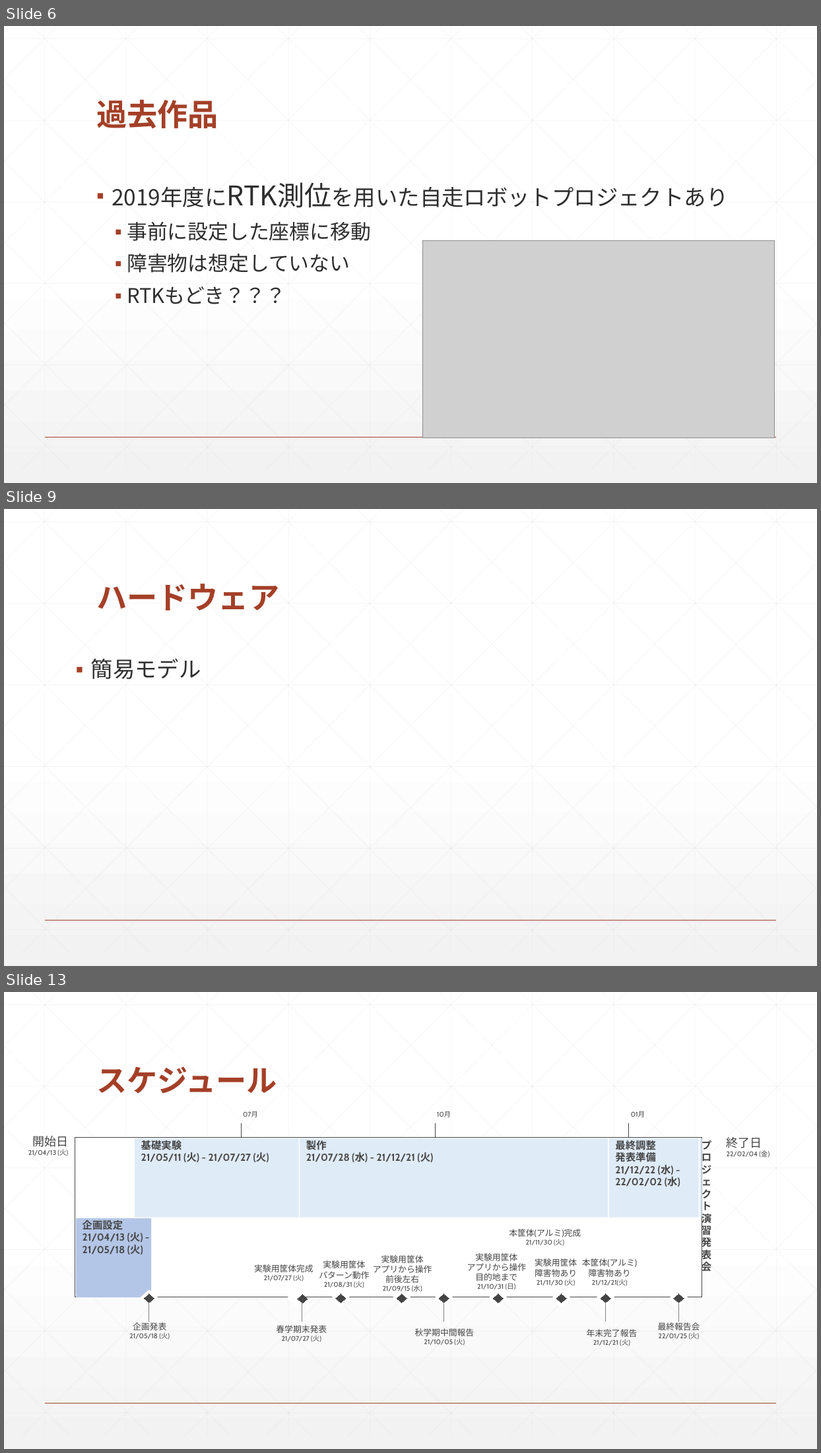
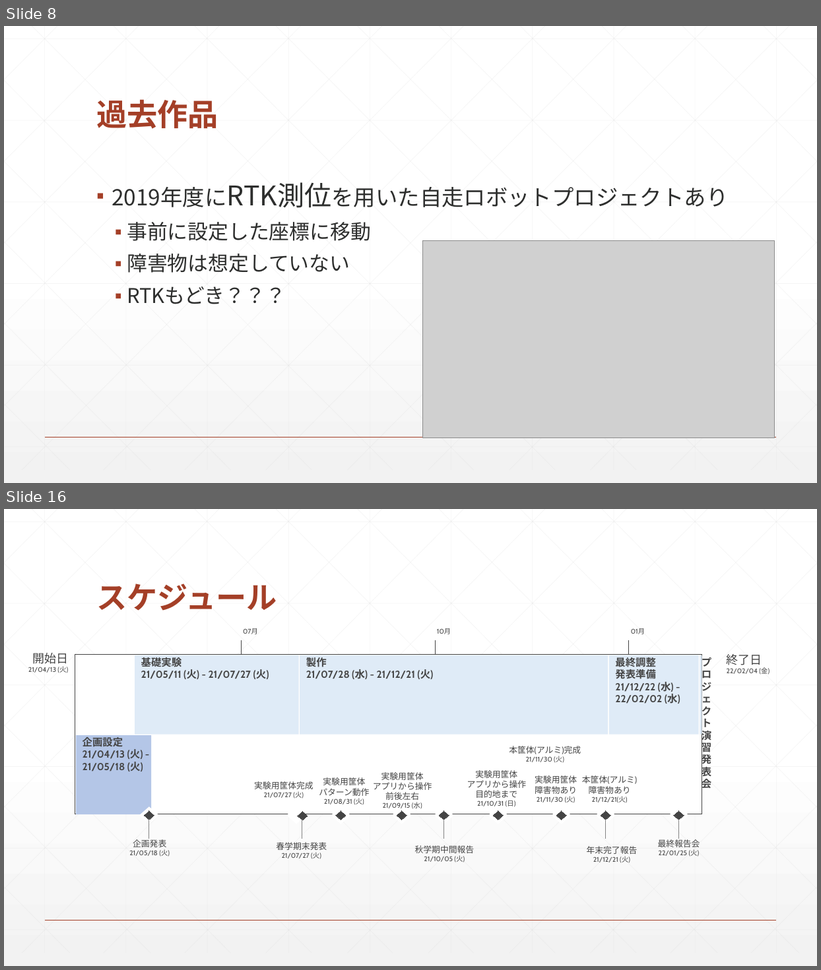
Before and after one commit to moca0511/-, a slide deck: docs/企画発表/企画発表.pptx. Shown one above the other, each under a label of ours: slides 6, 9 and 13 before the commit, slides 8 and 16 after it; the slides between them are not shown. The pictures are 821x1453 and 821x970 pixels, drawn with LibreOffice and Linux fonts; fonts in the diff are those of the drawing; grey boxes stand for pictures. Boxes give left, top, right and bottom in pixels: in the first picture for what was removed or moved away, otherwise in the second. Text is boxed around its words. In the diff, an @@ line names an element or a change of style, - is before the commit and + after.

```diff
--- a/docs/企画発表/企画発表.pptx
+++ b/docs/企画発表/企画発表.pptx
@@ slide 9 removed at [4, 509, 817, 966], background gradient #FFFFFF to #F2F2F2; not listed: 47 template elements that a slide beside it also shows @@
@@ title removed at [96, 584, 279, 611] @@
-ハードウェア
@@ text removed at [91, 658, 201, 679] @@
-▪ 簡易モデル
@@ what was slide 6 is now slide 8 @@
@@ what was slide 13 is now slide 16 @@
```
Also in this commit, not shown: 7 slides changed, 4 slides added, 3 other files.
